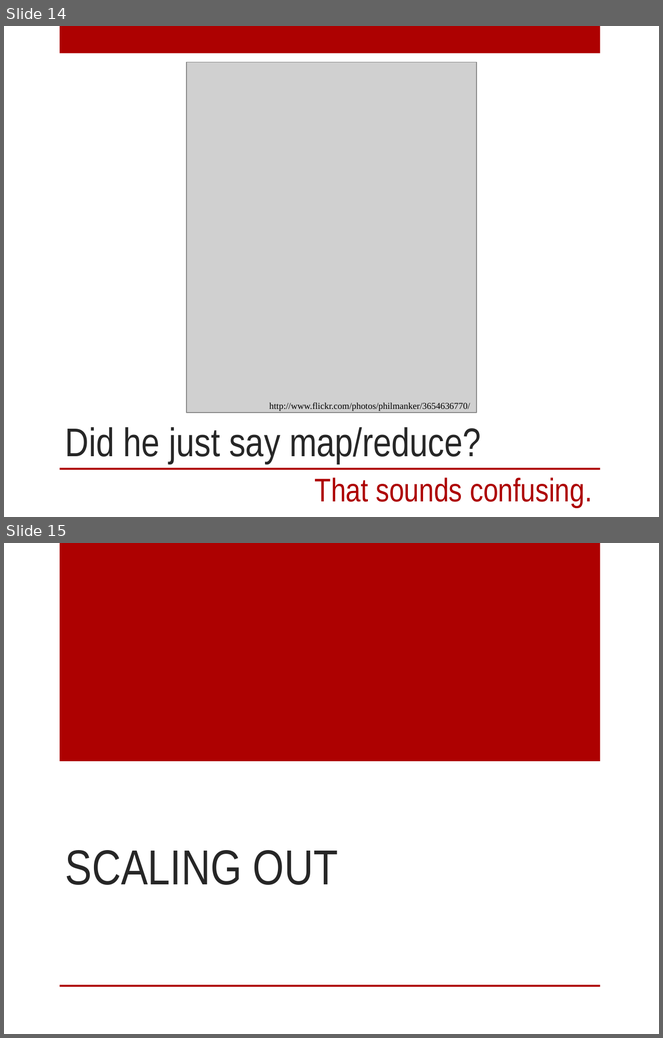
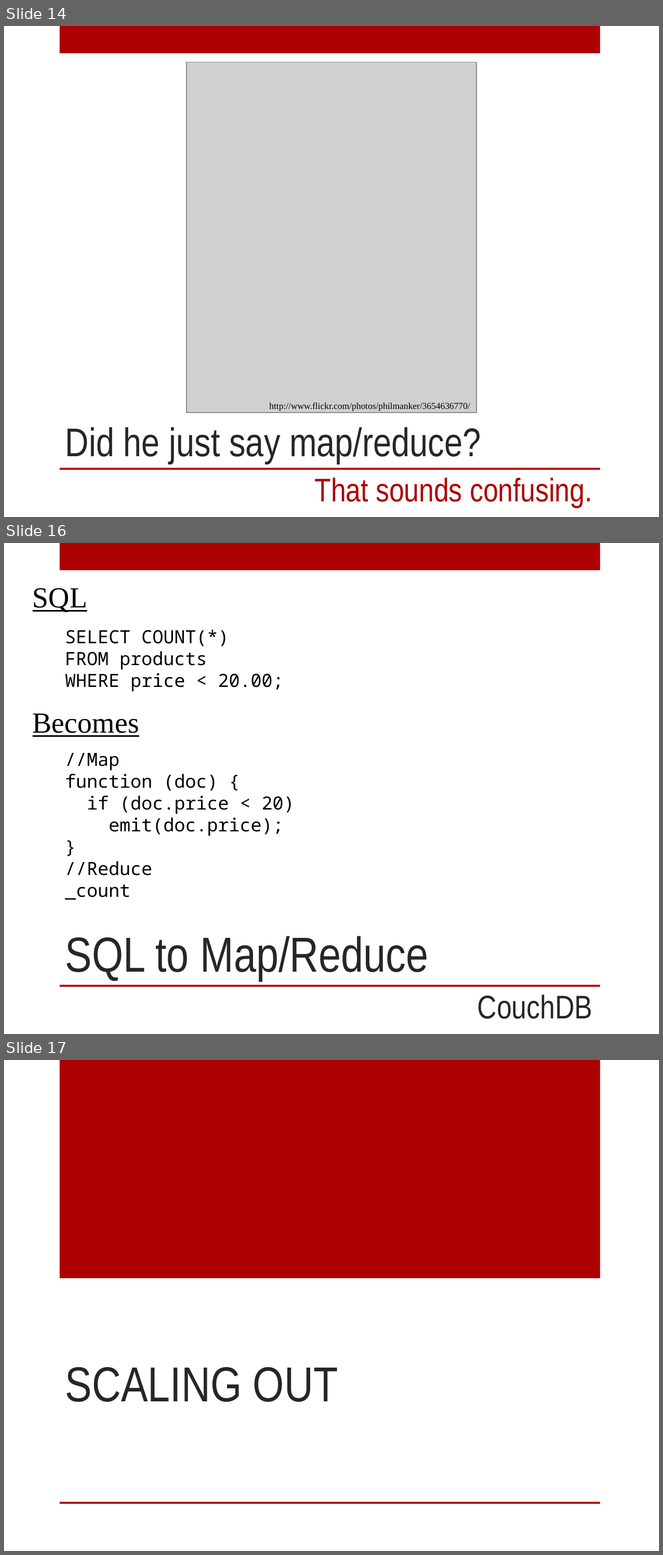
Before and after one commit to digitalBush/nosql-smackdown-talk, a slide deck: nosql-smackdown.pptx. Shown one above the other, each under a label of ours: slides 14 and 15 before the commit, slides 14, 16 and 17 after it; the slides between them are not shown. The pictures are 663x1038 and 663x1555 pixels, drawn with LibreOffice and Linux fonts; fonts in the diff are those of the drawing; grey boxes stand for pictures. Boxes give left, top, right and bottom in pixels: in the first picture for what was removed or moved away, otherwise in the second. Text is boxed around its words. In the diff, an @@ line names an element or a change of style, - is before the commit and + after.

```diff
--- a/nosql-smackdown.pptx
+++ b/nosql-smackdown.pptx
@@ slide 16 added at (4,543,659,1034), background #FFFFFF; not listed: 2 template elements that a slide beside it also shows @@
@@ text added at (33,588,88,612), 32 pt, text #000000, underline @@
+SQL
@@ text added at (65,630,284,692), 20 pt, text #000000 @@
+SELECT COUNT(*)
+FROM products
+WHERE price < 20.00;
@@ text added at (33,714,139,737), 32 pt, text #000000, underline @@
+Becomes
@@ text added at (65,753,295,900), 20 pt, text #000000 @@
+//Map
+function (doc) {
+if (doc.price < 20)
+emit(doc.price);
+}
+//Reduce
+_count
@@ title added at (65,936,428,981), 54 pt, text #262626 @@
+SQL to Map/Reduce
@@ text added at (478,995,593,1019), 36 pt, text #262626 @@
+CouchDB
@@ what was slide 15 is now slide 17 @@
```
Also in this commit, not shown: 1 other slide added.
